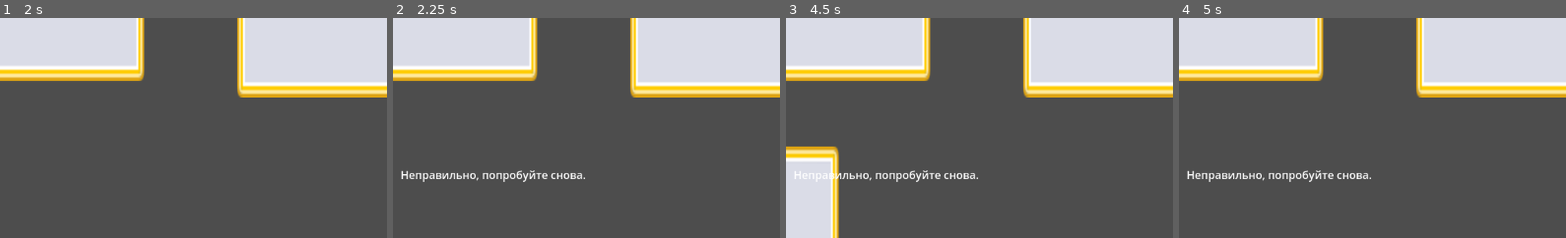
Above: before the commit, frames 1-4 (left to right).
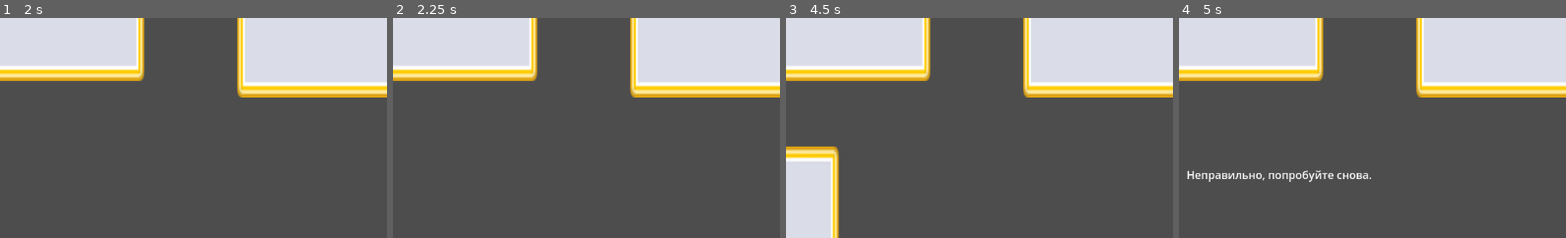
Above: after the commit, the same moments.

Repository: SirKorba/Kenney_Jam_Game
Game: Godot game, scene res://Scenes/MainMenu.tscn
Same seed, same stepped clock (60 frames per second), same inputs: the game is played once before the commit and once after it.
Inputs (mouse positions are % of the whole screen's width and height, from its top left):
- Up to frame 1 (2 s): click "Start" at 0.5 s; click "T2" at 1.25 s
- Up to frame 2 (2.25 s): tap Enter at 2 s; drag from (18, 89) to (52, 91) at 2.02 s
- Up to frame 3 (4.5 s): tap Space at 2.75, 4.25 s; drag from (52, 91) to (18, 89) at 2.77 s; tap Enter at 3.5 s; move the mouse to (87, 92) at 3.52 s; click (87, 92) at 3.67 s; drag from (14, 16) to (52, 91) at 4.27 s
- Up to frame 4 (5 s): no input
The pictures show only the part of the screen within x 42-92%, y 5-55%; the shares and areas given below are measured in that part.

Frame 1 is identical in both runs. In frame 2, 0.9% of the frame differs, in the area x 2-50%, y 69-75%; in frame 3, 0.8%; in frame 4, nothing differs.

Commit message:
Fix bug in test2 scene

Diff:
--- a/Scripts/Test_level_script.gd
+++ b/Scripts/Test_level_script.gd
@@ -15,11 +15,10 @@
 		print("Error: not correct number of args in Level_Script")
 		get_tree().quit()
 
-	current_pairs = is_entered
+	current_pairs = correct_pairs.duplicate()
 
 	for per in current_pairs.keys():
 		current_pairs[per] = null
-	print(current_pairs)
 
 func check_match(person, item):
 	if correct_pairs[person] == item:
@@ -39,7 +38,6 @@
 	$Result.text = message
 
 func check_all_correct():
-	print(current_pairs)
 	all_correct = true
 	for person in current_pairs.keys():
 		if current_pairs[person] != correct_pairs[person]:
